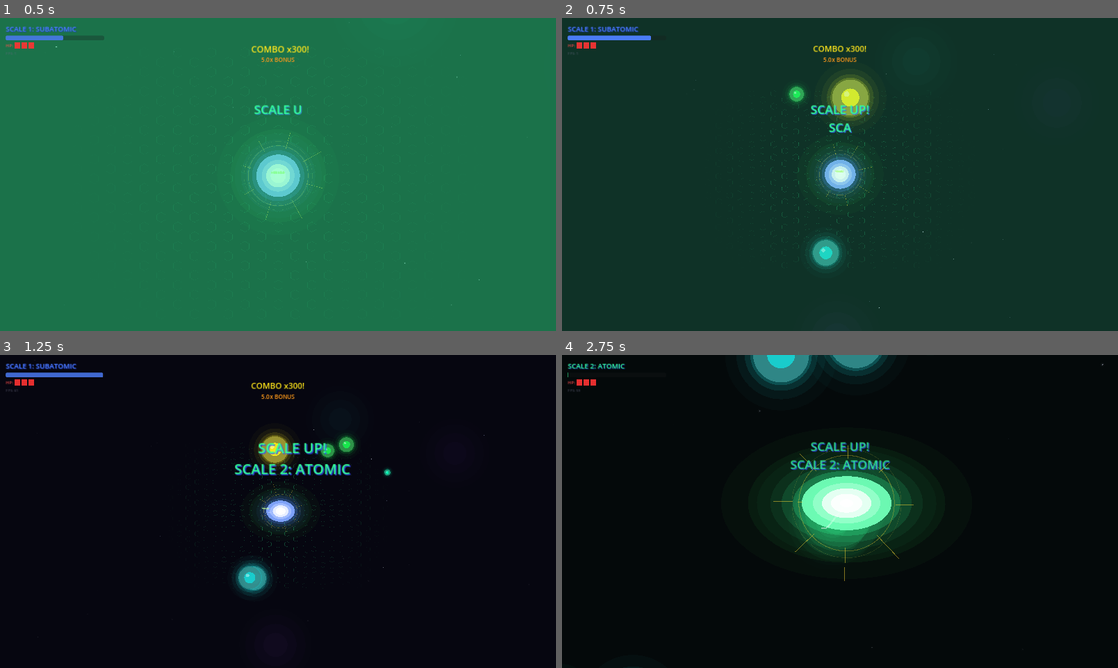
Above: before the commit, frames 1-4 (two rows, left to right).
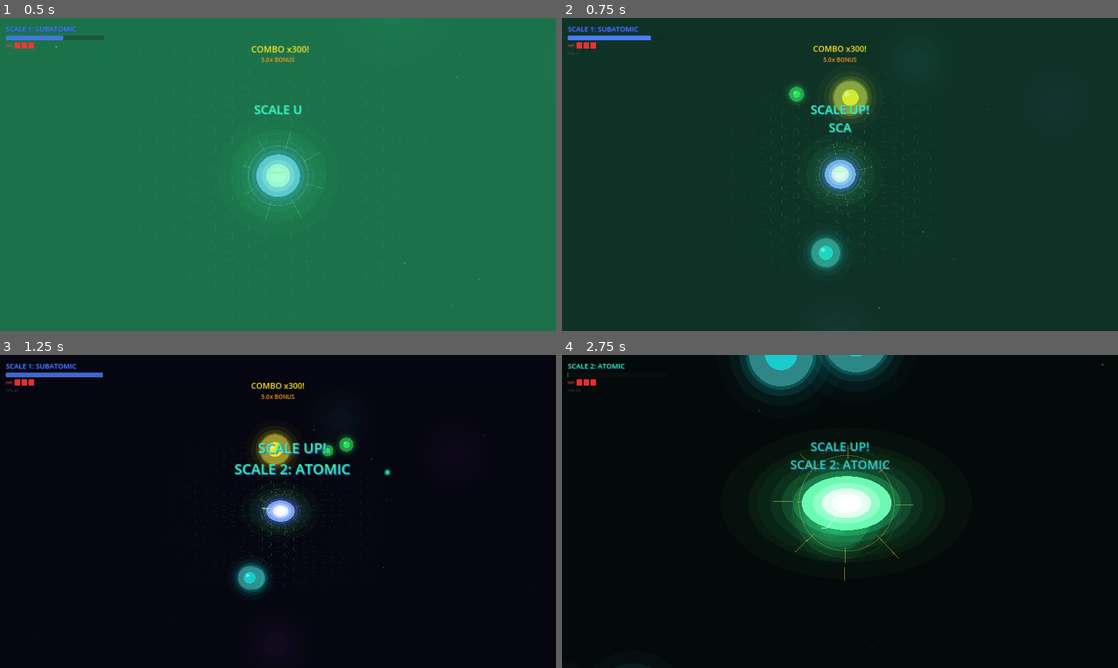
Above: after the commit, the same moments.

Repository: Koizain/atom-eater
Game: Godot game, scene res://scenes/main.tscn
Same seed, same stepped clock (60 frames per second), same inputs: the game is played once before the commit and once after it.
Inputs (mouse positions are in pixels of both pictures, inside the frame that each line leads up to):
- Up to frame 1 (0.5 s): no input
- Up to frame 2 (0.75 s): move the mouse to (962, 158) at 0.52 s; click (962, 158) at 0.67 s
- Up to frame 3 (1.25 s): no input
- Up to frame 4 (2.75 s): drag from (728, 527) to (840, 511) at 1.27 s; move the mouse to (895, 442) at 2.02 s; click (895, 442) at 2.17 s

Frame 1 is identical in both runs. In frame 2, 0.4% of the frame differs, in the area x 40-56%, y 19-80%; in frame 3, 0.5%; in frame 4, 0.9%, in the area x 33-59%, y 0-12%.

Commit message:
fix: game_over node paths, MAX_HP case, unused param warnings

Diff:
--- a/scenes/game_over.tscn
+++ b/scenes/game_over.tscn
@@ -51,10 +51,6 @@
 
 [node name="InnerBox" type="VBoxContainer" parent="CenterContainer/VBoxContainer/Panel"]
 theme_override_constants/separation = 16
-offset_left = 40.0
-offset_top = 40.0
-offset_right = -40.0
-offset_bottom = -40.0
 
 [node name="TitleLabel" type="Label" parent="CenterContainer/VBoxContainer/Panel/InnerBox"]
 text = "YOU WERE EATEN"
@@ -83,7 +79,7 @@
 horizontal_alignment = 1
 
 [node name="FragmentsLabel" type="Label" parent="CenterContainer/VBoxContainer/Panel/InnerBox"]
-text = "⬡ Color Fragments earned: 0"
+text = "Color Fragments: 0"
 theme_override_font_sizes/font_size = 22
 theme_override_colors/font_color = Color(0.9, 0.5, 1.0, 1.0)
 horizontal_alignment = 1
--- a/scripts/hud.gd
+++ b/scripts/hud.gd
@@ -130,10 +130,10 @@
 			tween.tween_property(hp_circles[i], "scale", Vector2(1.4, 1.4), 0.1)
 			tween.tween_property(hp_circles[i], "scale", Vector2(1.0, 1.0), 0.2)
 
-func _on_hp_changed(new_hp: int) -> void:
+func _on_hp_changed(_new_hp: int) -> void:
 	_update_hp_display()
 
-func _on_scale_changed(new_scale: int) -> void:
+func _on_scale_changed(_new_scale: int) -> void:
 	flash_timer = 0.5
 	if scale_flash:
 		scale_flash.modulate.a = 0.7
--- a/scripts/main.gd
+++ b/scripts/main.gd
@@ -203,7 +203,7 @@
 	get_tree().paused = true
 	upgrade_overlay.process_mode = Node.PROCESS_MODE_ALWAYS
 
-func _create_upgrade_card(upg: Dictionary, index: int) -> Panel:
+func _create_upgrade_card(upg: Dictionary, _index: int) -> Panel:
 	var card: Panel = Panel.new()
 	card.custom_minimum_size = Vector2(250, 160)
 	card.process_mode = Node.PROCESS_MODE_ALWAYS
--- a/scripts/player.gd
+++ b/scripts/player.gd
@@ -252,7 +252,7 @@
 	if hunger_burst_timer > 0.0:
 		hunger_burst_timer -= delta
 
-func _handle_magnetism(delta: float) -> void:
+func _handle_magnetism(_delta: float) -> void:
 	if not has_magnetism:
 		return
 	if not entity_spawner or not is_instance_valid(entity_spawner):
